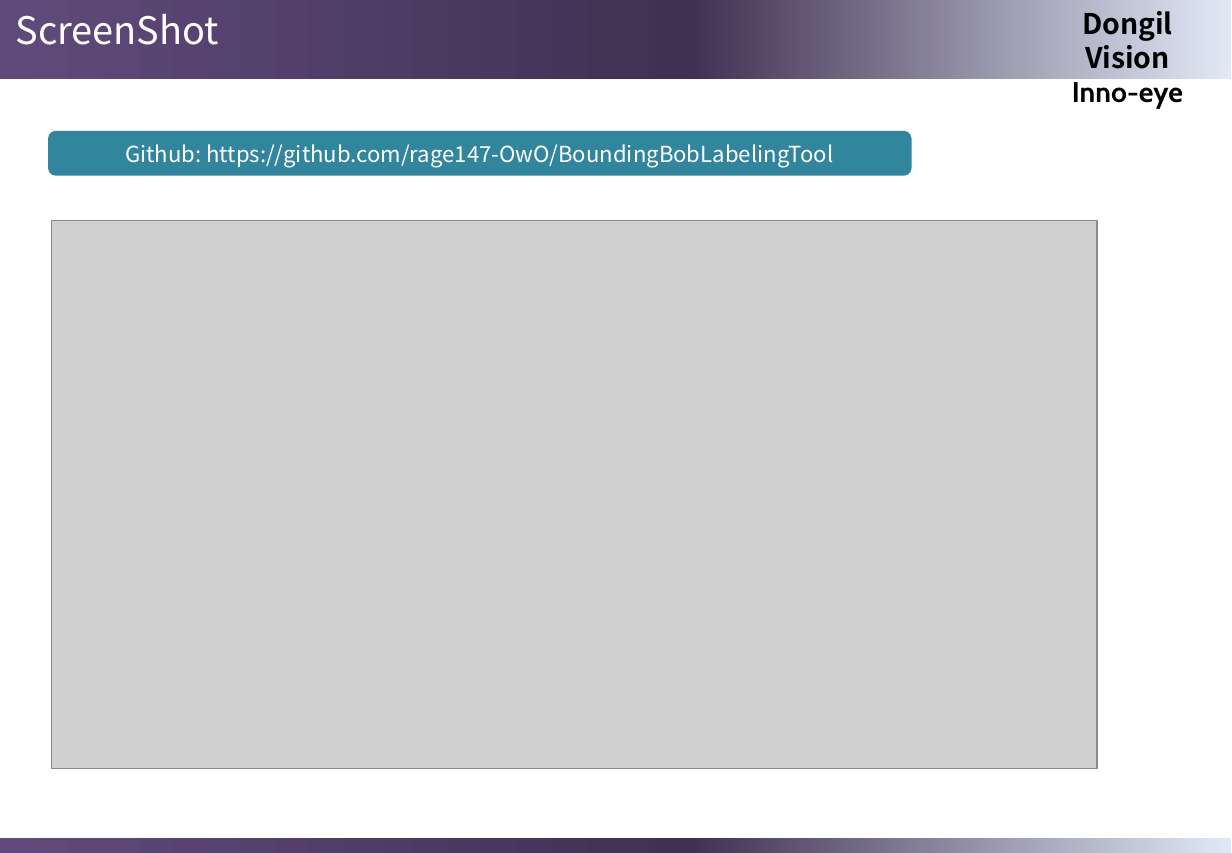
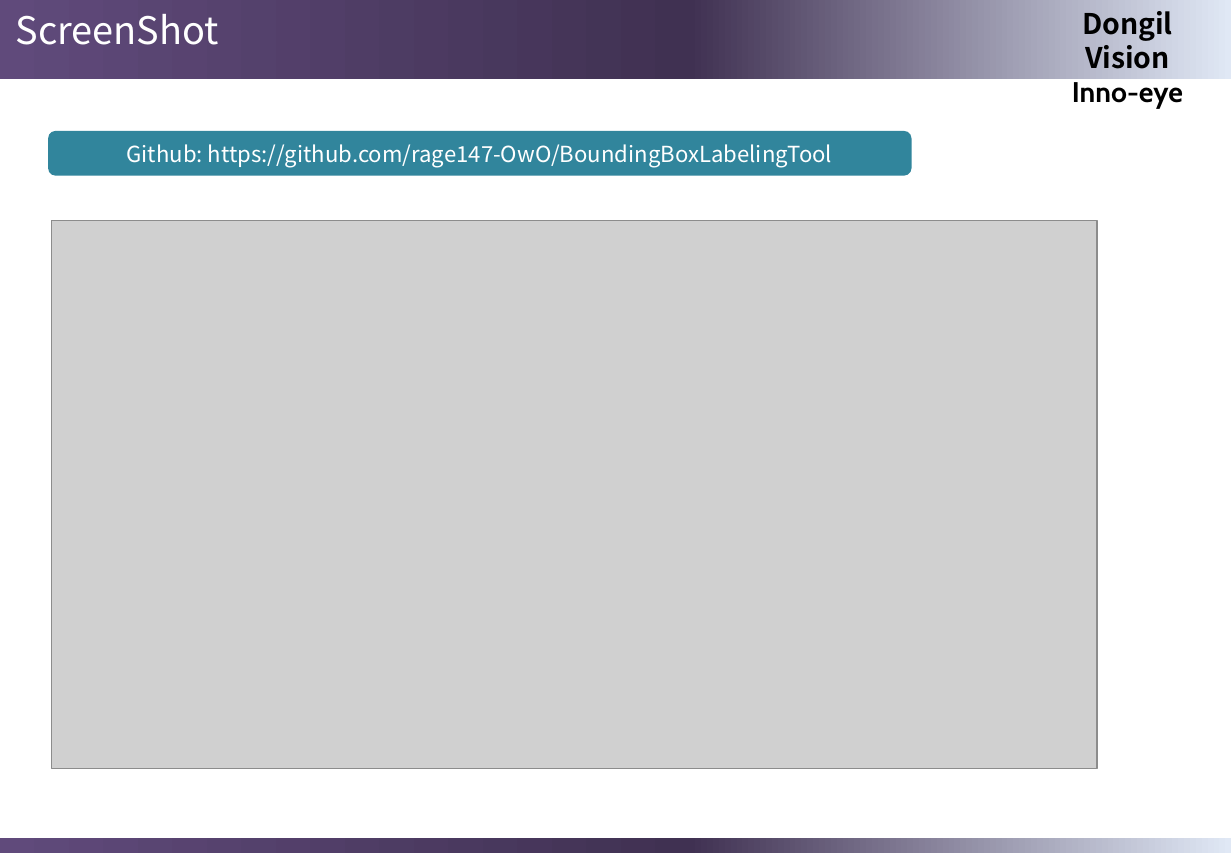
Before and after one commit to rage147-OwO/BoundingBobLabelingTool, a slide deck: slide 6 of WPF practice 2.pptx. Drawn at 1232x853 pixels with LibreOffice and Linux fonts; fonts in the diff are those of the drawing; grey boxes stand for pictures. Boxes give left, top, right and bottom in pixels: in the first picture for what was removed or moved away, otherwise in the second. Text is boxed around its words. In the diff, an @@ line names an element or a change of style, - is before the commit and + after.

Commit message:
update

```diff
--- a/WPF practice 2.pptx
+++ b/WPF practice 2.pptx
@@ text in rounded rectangle at <box>127,144,832,167</box>: text changed @@
-Github: https://github.com/rage147-OwO/BoundingBobLabelingTool
+Github: https://github.com/rage147-OwO/BoundingBoxLabelingTool
```
